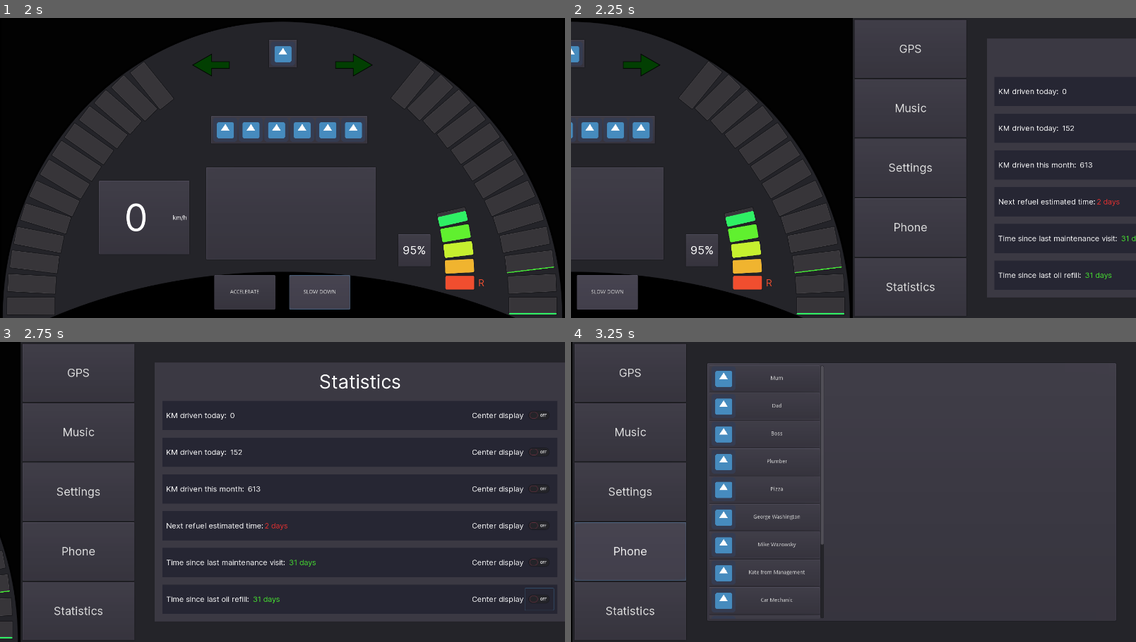
Above: before the commit, frames 1-4 (two rows, left to right).
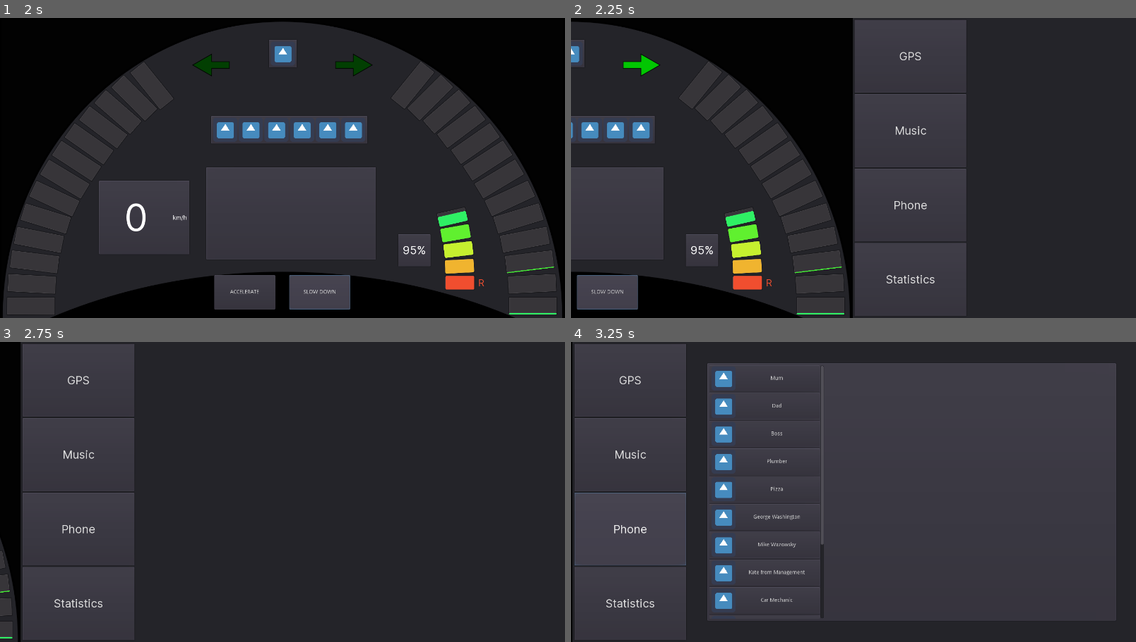
Above: after the commit, the same moments.

Repository: przadkap/car-dashboard
Game: Godot game, scene res://App.tscn
Two runs of this game, one before a commit and one after it. Both use one fixed random seed, a clock stepped at 60 frames per second and the inputs below. The engine's default icon, where the game draws it, is replaced by a stand-in: a white triangle on a blue panel in a dark square. Sound files missing from this copy of the repository are replaced by a short silence.
Inputs:
- Up to frame 1 (2 s): click "ACCELERATE" at 0.5 s; click "SLOW DOWN" at 1.25 s
- Up to frame 2 (2.25 s): tap Enter at 2 s; hold Right from 2.03 s (still down); tap 0 at 2.1 s
- Up to frame 3 (2.75 s): keep holding Right
- Up to frame 4 (3.25 s): release Right at 2.75 s; click "Phone" at 2.75 s

Frame 1 is identical in both runs. In frame 2, 10% of the frame differs, in the area x 1-100%, y 7-98%; in frame 3, 24%, in the area x 4-100%, y 7-93%; in frame 4, 1.4%.

Commit message:
hid settings button

Diff:
--- a/Car Dashboard/App.tscn
+++ b/Car Dashboard/App.tscn
@@ -883,6 +883,7 @@
 text = "Music"
 
 [node name="Settings" type="Button" parent="MultimediaScreen/PanelContainer/GridContainer"]
+visible = false
 margin_left = 1052.0
 margin_right = 1488.0
 margin_bottom = 350.0
@@ -893,19 +894,18 @@
 text = "Settings"
 
 [node name="Phone" type="Button" parent="MultimediaScreen/PanelContainer/GridContainer"]
+margin_left = 1052.0
+margin_right = 1488.0
+margin_bottom = 350.0
+rect_min_size = Vector2( 300, 300 )
+size_flags_horizontal = 3
+size_flags_vertical = 3
+custom_fonts/font = SubResource( 6 )
+text = "Phone"
+
+[node name="Statistics" type="Button" parent="MultimediaScreen/PanelContainer/GridContainer"]
 margin_top = 440.0
 margin_right = 436.0
-margin_bottom = 790.0
-rect_min_size = Vector2( 300, 300 )
-size_flags_horizontal = 3
-size_flags_vertical = 3
-custom_fonts/font = SubResource( 6 )
-text = "Phone"
-
-[node name="Statistics" type="Button" parent="MultimediaScreen/PanelContainer/GridContainer"]
-margin_left = 526.0
-margin_top = 440.0
-margin_right = 962.0
 margin_bottom = 790.0
 rect_min_size = Vector2( 300, 300 )
 size_flags_horizontal = 3
@@ -941,7 +941,7 @@
 
 [node name="GPS" type="Button" parent="MultimediaScreen/PanelContainer/SideSeparator/Sidebar"]
 margin_right = 297.0
-margin_bottom = 154.0
+margin_bottom = 194.0
 rect_min_size = Vector2( 0, 130 )
 focus_mode = 1
 size_flags_vertical = 3
@@ -950,9 +950,9 @@
 text = "GPS"
 
 [node name="Music" type="Button" parent="MultimediaScreen/PanelContainer/SideSeparator/Sidebar"]
-margin_top = 158.0
+margin_top = 198.0
 margin_right = 297.0
-margin_bottom = 313.0
+margin_bottom = 393.0
 rect_min_size = Vector2( 0, 130 )
 focus_mode = 1
 size_flags_vertical = 3
@@ -961,6 +961,7 @@
 text = "Music"
 
 [node name="Settings" type="Button" parent="MultimediaScreen/PanelContainer/SideSeparator/Sidebar"]
+visible = false
 margin_top = 317.0
 margin_right = 297.0
 margin_bottom = 472.0
@@ -972,9 +973,9 @@
 text = "Settings"
 
 [node name="Phone" type="Button" parent="MultimediaScreen/PanelContainer/SideSeparator/Sidebar"]
-margin_top = 476.0
+margin_top = 397.0
 margin_right = 297.0
-margin_bottom = 631.0
+margin_bottom = 591.0
 rect_min_size = Vector2( 0, 130 )
 focus_mode = 1
 size_flags_vertical = 3
@@ -983,7 +984,7 @@
 text = "Phone"
 
 [node name="Statistics" type="Button" parent="MultimediaScreen/PanelContainer/SideSeparator/Sidebar"]
-margin_top = 635.0
+margin_top = 595.0
 margin_right = 297.0
 margin_bottom = 790.0
 rect_min_size = Vector2( 0, 130 )
@@ -1928,6 +1929,7 @@
 visible = false
 
 [node name="Statistics" type="PanelContainer" parent="MultimediaScreen/PanelContainer/SideSeparator/Content"]
+visible = false
 margin_left = 50.0
 margin_top = 50.0
 margin_right = 1139.0
